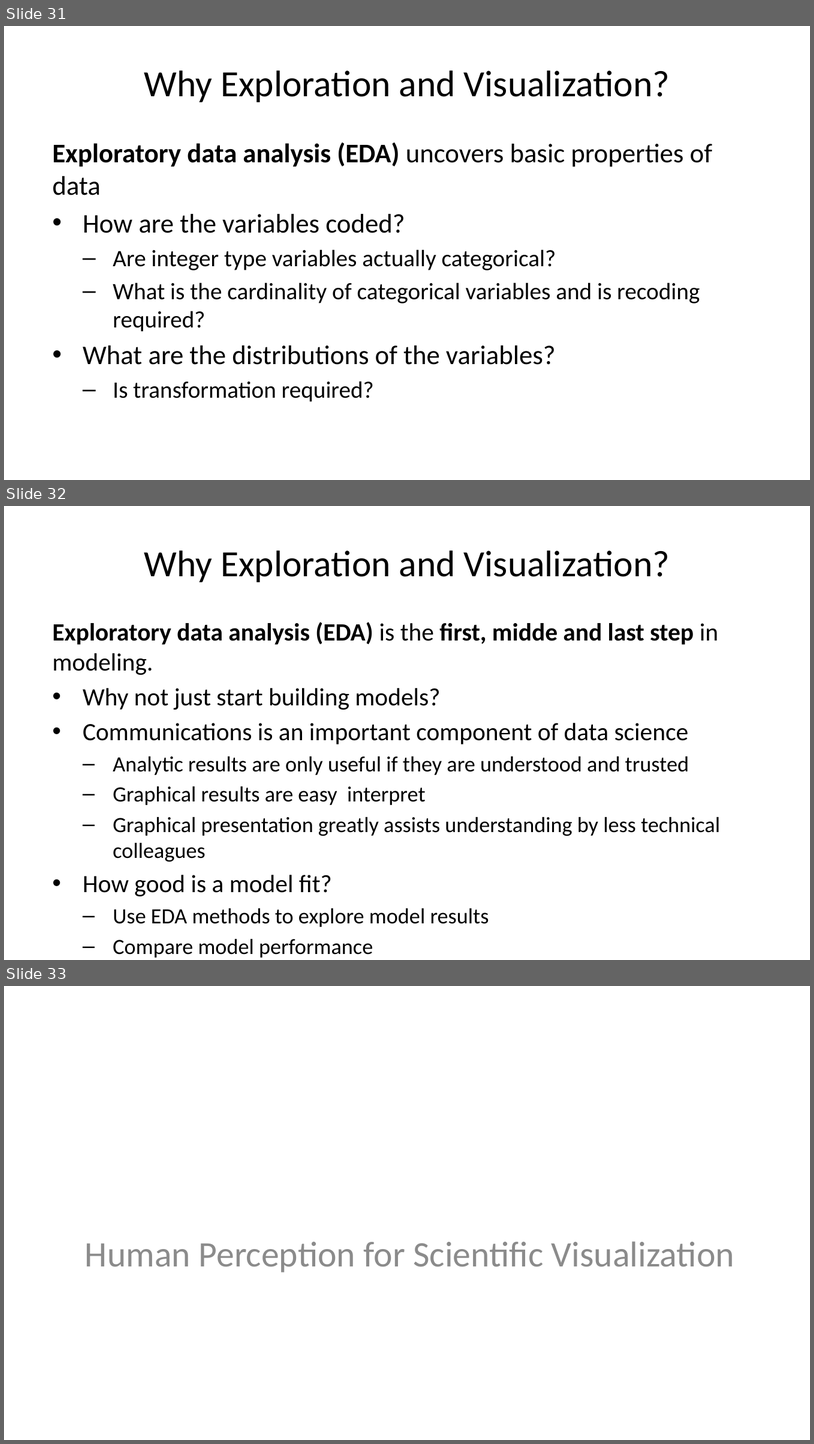
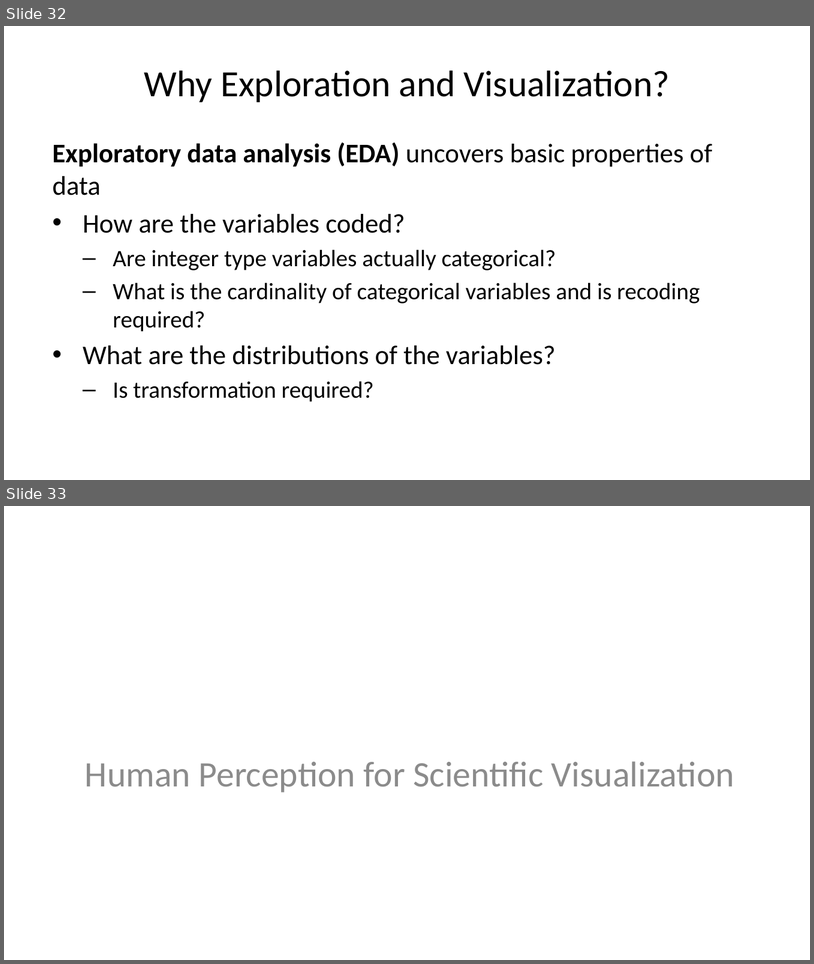
Before and after one commit to StephenElston/CSCI-E-83, a slide deck: LectureSlides/01_PreceptionForScientificVisualization.pptx. Shown one above the other, each under a label of ours: slides 31, 32 and 33 before the commit, slides 32 and 33 after it. The pictures are 814x1444 and 814x964 pixels, drawn with LibreOffice and Linux fonts; fonts in the diff are those of the drawing. Boxes give left, top, right and bottom in pixels: in the first picture for what was removed or moved away, otherwise in the second. Text is boxed around its words. In the diff, an @@ line names an element or a change of style, - is before the commit and + after.

```diff
--- a/LectureSlides/01_PreceptionForScientificVisualization.pptx
+++ b/LectureSlides/01_PreceptionForScientificVisualization.pptx
@@ slide 32 removed at (4,506,810,960), background #FFFFFF @@
@@ title removed at (144,550,670,582) @@
-Why Exploration and Visualization?
@@ text removed at (53,622,720,957) @@
-Exploratory data analysis (EDA) is the first, midde and last step in modeling.
-• Why not just start building models?
-• Communications is an important component of data science
-  – Analytic results are only useful if they are understood and trusted
-  – Graphical results are easy interpret
-  – Graphical presentation greatly assists understanding by less technical colleagues
-• How good is a model fit?
-  – Use EDA methods to explore model results
-  – Compare model performance
@@ what was slide 31 is now slide 32 @@
```
Also in this commit, not shown: 15 slides changed, 1 slide added.
